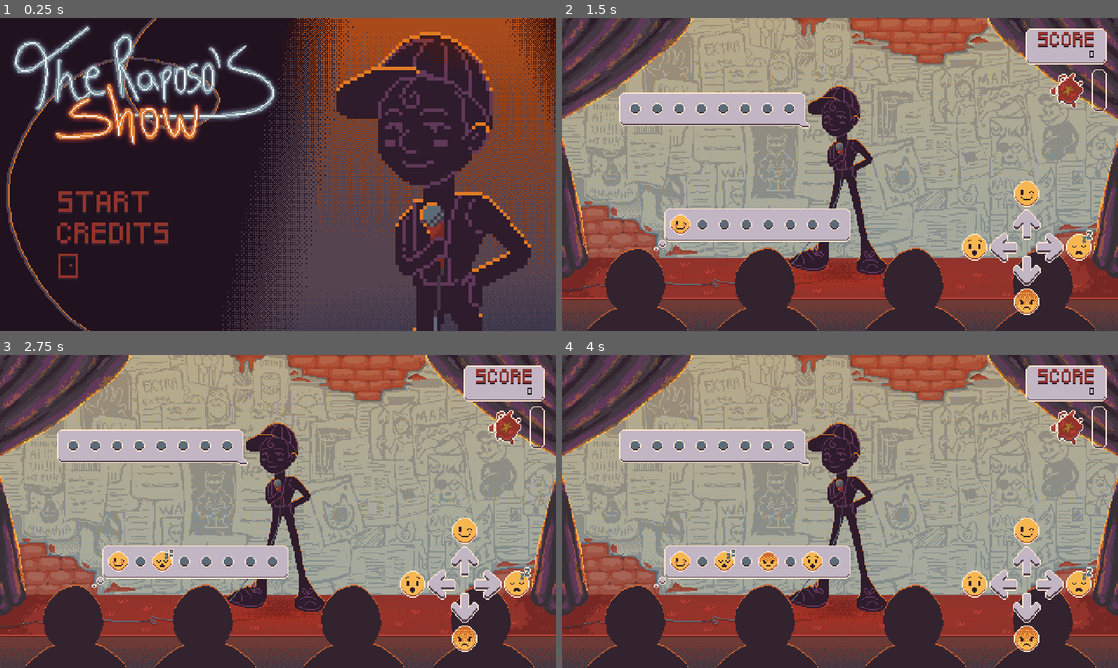
Above: before the commit, frames 1-4 (two rows, left to right).
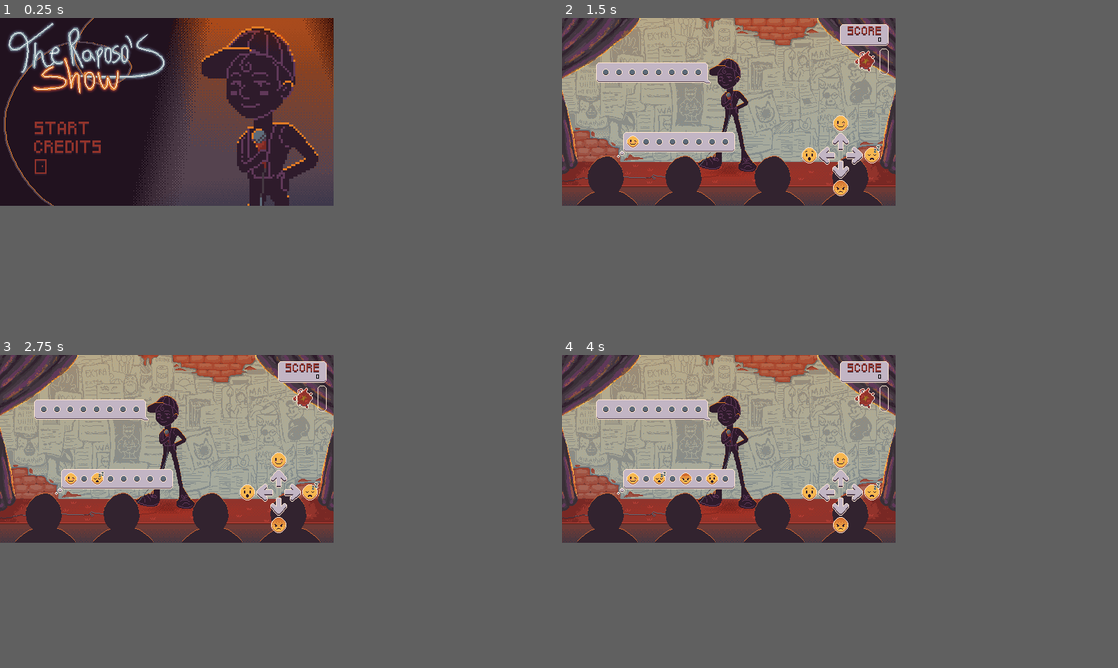
Above: after the commit, the same moments.

Repository: gdp-ufrj/raposo-standup
Game: Godot game, scene res://Scenes/main_menu.tscn
Two runs of this game, one before a commit and one after it. Both use one fixed random seed, a clock stepped at 60 frames per second and the inputs below.
Inputs (mouse positions are in pixels of both pictures, inside the frame that each line leads up to):
- Up to frame 1 (0.25 s): no input
- Up to frame 2 (1.5 s): click (712, 202) at 0.5 s; tap Enter at 1.25 s; hold Right (RightEmoji) from 1.28 s (still down); tap Space (Confirm) at 1.35 s
- Up to frame 3 (2.75 s): release Right (RightEmoji) at 2.03 s; hold Down (DownEmoji) from 2.03 s (still down); tap Space (Confirm) at 2.1 s
- Up to frame 4 (4 s): release Down (DownEmoji) at 2.78 s; hold Right (RightEmoji) 2.78-3.53 s; tap Space (Confirm) at 2.85, 3.6 s; hold Up (UpEmoji) from 3.53 s (still down)
In our replay, the window is 800x450 before the commit and 480x270 after it. These sizes can differ from the game's own. Grey fills any space a smaller window leaves; there, only what the larger window draws over its background counts as a difference.

The runs differ from the first frame. In frame 1, 53% of the frame differs, in the area x 0-100%, y 0-100%; in frame 2, 77%; in frame 3, 77%; in frame 4, 77%.

Commit message:
Resolução de Tela Pt1

Diff:
--- /dev/null
+++ b/Scenes/options_menu.tscn
@@ -0,0 +1,43 @@
+[gd_scene load_steps=4 format=3 uid="uid://bh20agngplluy"]
+
+[ext_resource type="Texture2D" uid="uid://o48oq20hb6t4" path="res://Assets/Visual/Background/Main Menu/telaprincipal.png" id="1_kpde8"]
+[ext_resource type="Script" path="res://Scripts/OptionsMenu.gd" id="1_t8lyi"]
+[ext_resource type="FontFile" uid="uid://buwkc6nlcdvoa" path="res://Assets/Fonts/Pixeled.ttf" id="2_hlf0r"]
+
+[node name="Options" type="Control"]
+layout_mode = 3
+anchors_preset = 15
+anchor_right = 1.0
+anchor_bottom = 1.0
+grow_horizontal = 2
+grow_vertical = 2
+script = ExtResource("1_t8lyi")
+
+[node name="BackGround" type="TextureRect" parent="."]
+layout_mode = 0
+offset_right = 40.0
+offset_bottom = 40.0
+texture = ExtResource("1_kpde8")
+metadata/_edit_lock_ = true
+
+[node name="VBoxContainer" type="VBoxContainer" parent="."]
+layout_mode = 0
+offset_left = 58.0
+offset_top = 115.0
+offset_right = 98.0
+offset_bottom = 155.0
+
+[node name="Resolution" type="HBoxContainer" parent="VBoxContainer"]
+layout_mode = 2
+
+[node name="Label" type="Label" parent="VBoxContainer/Resolution"]
+layout_mode = 2
+theme_override_fonts/font = ExtResource("2_hlf0r")
+theme_override_font_sizes/font_size = 14
+text = "Resolution"
+
+[node name="OptionButton" type="OptionButton" parent="VBoxContainer/Resolution"]
+layout_mode = 2
+theme_override_fonts/font = ExtResource("2_hlf0r")
+keep_pressed_outside = true
+alignment = 2
--- /dev/null
+++ b/Scripts/OptionsMenu.gd
@@ -0,0 +1,26 @@
+extends Control
+
+@onready var resolution_button = $VBoxContainer/Resolution/OptionButton as OptionButton
+
+const RESOLUTION_DICTIONARY : Dictionary = {
+	"480 x 270" : Vector2i(480, 270),
+	"960 x 540" : Vector2i(960, 540),
+	"1440 x 810" : Vector2i(1440, 810)
+}
+
+func _ready():
+	add_resolution_items()
+	resolution_button.item_selected.connect(on_resolution_selected)
+
+func add_resolution_items():
+	for resolution_option in RESOLUTION_DICTIONARY:
+		resolution_button.add_item(resolution_option)
+
+func on_resolution_selected(index : int) -> void:
+	var window_size = RESOLUTION_DICTIONARY.values()[index]
+	var screen_size = DisplayServer.screen_get_size()  #pega o tamanho do monitor onde está a janela do jogo
+	var screen_position = DisplayServer.screen_get_position()
+	#var screen_center = Vector2(screen_size.x / 2 - window_size.x / 2, screen_size.y / 2 - window_size.y / 2)
+	var screen_center = Vector2(0, 0)
+	DisplayServer.window_set_size(window_size)
+	#DisplayServer.window_set_position(screen_center)
--- a/project.godot
+++ b/project.godot
@@ -23,8 +23,7 @@
 
 window/size/viewport_width=480
 window/size/viewport_height=270
-window/size/window_width_override=1440
-window/size/window_height_override=810
+window/size/resizable=false
 window/stretch/mode="viewport"
 window/stretch/aspect="expand"
 window/stretch/scale_mode="integer"
